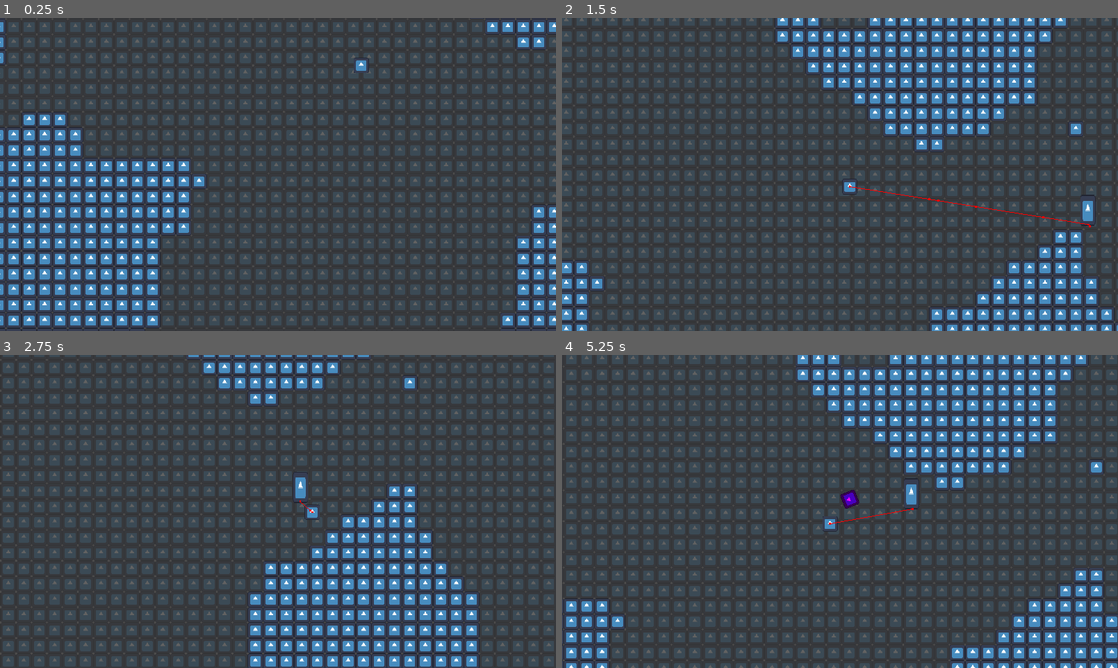
Above: before the commit, frames 1-4 (two rows, left to right).
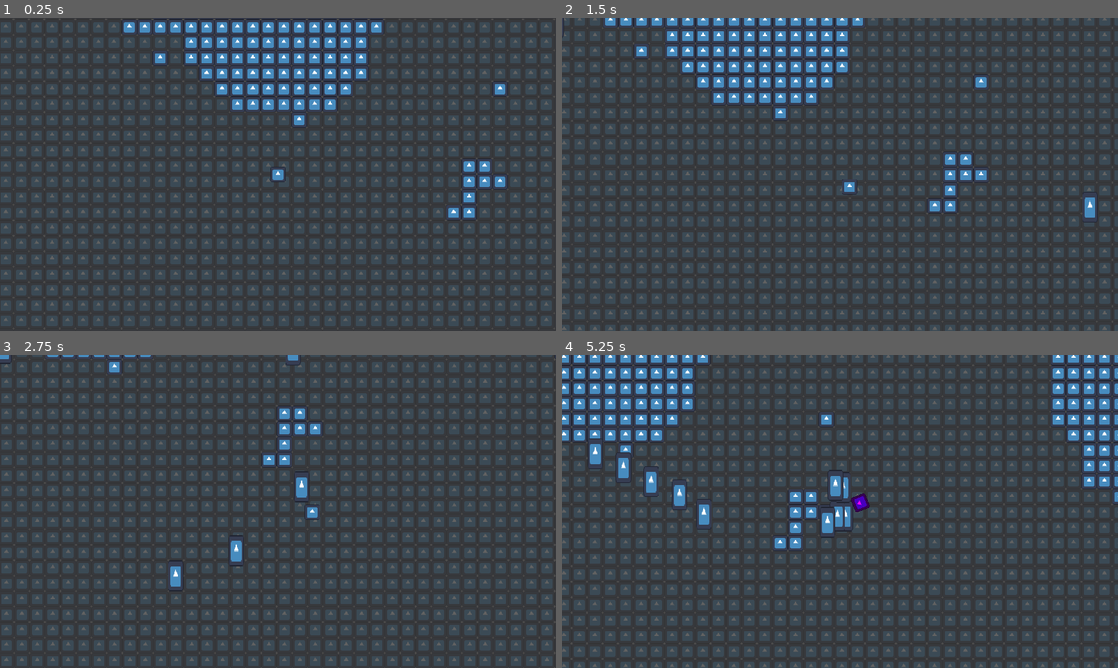
Above: after the commit, the same moments.

Repository: slotling/collateral-damage-gwj71
Game: Godot game, scene res://Scenes/Root/world.tscn
Two runs of this game, one before a commit and one after it. Both use one fixed random seed, a clock stepped at 60 frames per second and the inputs below. The engine's default icon, where the game draws it, is replaced by a stand-in: a white triangle on a blue panel in a dark square.
Inputs (mouse positions are in pixels of both pictures, inside the frame that each line leads up to):
- Up to frame 1 (0.25 s): no input
- Up to frame 2 (1.5 s): move the mouse to (962, 158) at 0.52 s; hold D (right) 0.53-1.28 s; click (962, 158) at 0.6 s; move the mouse to (728, 190) at 1.27 s; hold S (backward) from 1.28 s (still down); right-click (728, 190) at 1.35 s
- Up to frame 3 (2.75 s): move the mouse to (333, 442) at 2.02 s; release S (backward) at 2.03 s; hold D (right) from 2.03 s (still down); hold Shift (run) from 2.03 s (still down)
- Up to frame 4 (5.25 s): move the mouse to (812, 574) at 2.77 s; release D (right) at 2.78 s; release Shift (run) at 2.78 s; hold W (forward) 2.78-3.53 s; click (812, 574) at 2.85 s; move the mouse to (1006, 558) at 3.52 s; hold A (left) 3.53-5.03 s; right-click (1006, 558) at 3.6 s; move the mouse to (673, 464) at 4.27 s; tap Shift (run) at 4.35 s; move the mouse to (867, 511) at 5.02 s; hold S (backward) from 5.03 s (still down); click (867, 511) at 5.1 s

The runs differ from the first frame. In frame 1, 29% of the frame differs, in the area x 0-100%, y 0-100%; in frame 2, 20%; in frame 3, 15%; in frame 4, 30%.

Commit message:
hotfix

Diff:
--- a/Handlers/AttackHandlers/CharacterAttacks/Demolitionist_Attack1.gd
+++ b/Handlers/AttackHandlers/CharacterAttacks/Demolitionist_Attack1.gd
@@ -3,6 +3,6 @@
 var bomb_preload = preload("res://Scenes/Entities/Projectiles/Bomb.tscn")
 
 func execute() -> void:
-	var instance = bomb_preload.instantiate()
+	var instance: Bomb = bomb_preload.instantiate()
 	instance.init(get_parent().global_position, get_parent().get_global_mouse_position())
 	Global.add_world_node(instance)
--- a/Handlers/AttackHandlers/EnemyAttacks/TerminatorEnemy_Attack1.gd
+++ b/Handlers/AttackHandlers/EnemyAttacks/TerminatorEnemy_Attack1.gd
@@ -1,5 +1,12 @@
 extends EnemyAttack
 
-func execute():
-	print("fuck off (waiting 1s)")
+var enemy_bullet_preload = preload("res://Scenes/Entities/Projectiles/Bullet.tscn")
+
+func execute() -> void:
+	var instance = enemy_bullet_preload.instantiate()
+	var enemypos = enemy.global_position
+	var playerpos = player.global_position
+	instance.init(enemypos, rad_to_deg(enemypos.angle_to_point(playerpos)))
+	Global.add_world_node(instance)
+
 	await get_tree().create_timer(1).timeout
--- a/Handlers/AttackHandlers/EnemyAttacks/TerminatorEnemy_Attack2.gd
+++ /dev/null
@@ -1,5 +0,0 @@
-extends EnemyAttack
-
-func execute():
-	print("skibidi toilet reference (waiting 2s)")
-	await get_tree().create_timer(2).timeout
--- a/Handlers/AttackHandlers/enemy_attack.gd
+++ b/Handlers/AttackHandlers/enemy_attack.gd
@@ -1,12 +1,14 @@
 extends Node
 class_name EnemyAttack
 
-@export var cooldown = 1
+@export var disabled:bool = false
+
+@onready var enemy: Enemy = get_parent().get_parent()
+@onready var player: Player = get_tree().get_first_node_in_group("player")
 
 func _ready():
-	pass # Replace with function body.
+	pass
 
-# Called every frame. 'delta' is the elapsed time since the previous frame.
 func _process(delta):
 	pass
 
--- a/Handlers/AttackHandlers/enemy_attacks_group.gd
+++ b/Handlers/AttackHandlers/enemy_attacks_group.gd
@@ -1,18 +1,36 @@
 extends Node
+
+@export var range:int = 30*32
+
+@onready var enemy: Enemy = get_parent()
+@onready var player: Player = get_tree().get_first_node_in_group("player")
 
 func _ready():
 	randomize()
 
+var in_range := false
 var ongoing := false
 
+func check_range():
+	in_range = player.global_position.distance_to(enemy.global_position) < range
+
 func attack():
-	if ongoing || get_children().size() == 0:
+	if ongoing || !in_range:
 		return
 
-	var attack_chosen: EnemyAttack = get_children().pick_random()
+	var usable_attacks: Array = []
+	for i in get_children():
+		if !i.disabled:
+			usable_attacks.append(i)
+
+	if usable_attacks.size() == 0:
+		return
+
+	var attack_chosen: EnemyAttack = usable_attacks.pick_random()
 	ongoing = true
 	await attack_chosen.execute()
 	ongoing = false
 
 func _process(delta):
+	check_range()
 	attack()
--- a/Handlers/AttackHandlers/enemy_attacks_group.tscn
+++ b/Handlers/AttackHandlers/enemy_attacks_group.tscn
@@ -3,4 +3,7 @@
 [ext_resource type="Script" path="res://Handlers/AttackHandlers/enemy_attacks_group.gd" id="1_2fq18"]
 
 [node name="EnemyAttacksGroup" type="Node"]
+editor_description = "enable editable children
+- change area
+- add enemy attacks in attacks"
 script = ExtResource("1_2fq18")
--- a/Handlers/HitBoxHandler.gd
+++ b/Handlers/HitBoxHandler.gd
@@ -20,4 +20,5 @@
 
 func _on_area_entered(area):
 	if area.is_in_group("hurtbox"):
-		get_hit(area.strength, area.cause, area.global_position)
+		if get_parent().is_in_group(area.damage_to_type):
+			get_hit(area.strength, area.cause, area.global_position)
--- a/Handlers/WaveHandler.gd
+++ b/Handlers/WaveHandler.gd
@@ -6,6 +6,7 @@
 @onready var camera = get_tree().get_first_node_in_group("main_cam")
 @onready var enemy = preload("res://Scenes/Entities/enemy.tscn")
 
+@export var enabled = true
 
 @export var wave_cooldown: int
 @export var max_enemy_count: int
@@ -20,12 +21,12 @@
 
 var current_wave = 0
 func _ready():
-
 	randomize()
 
+func start_wave():
+	if !enabled:
+		return
 
-
-func start_wave():
 	for n in range(max_enemy_count):
 		enemy_count = n
 
@@ -55,7 +56,6 @@
 	if health_handler:
 		health_handler.connect("died", update_enemy_counter)
 
-
 	get_parent().add_child(enemy_instance)
 
 	if enemy_count == 0:
--- /dev/null
+++ b/Handlers/despawn_on_contact_handler.tscn
@@ -0,0 +1,3 @@
+[gd_scene format=3 uid="uid://bkgwrq0s5kkjl"]
+
+[node name="DespawnOnContactHandler" type="Area2D"]
--- a/Handlers/hurt_box_handler.gd
+++ b/Handlers/hurt_box_handler.gd
@@ -2,3 +2,4 @@
 
 @export var strength := 10
 @export var cause := "Unknown"
+@export_enum("enemy", "player", "enemy_and_player") var damage_to_type: String = "enemy_and_player"
--- a/Scenes/Entities/Enemies/terminator_enemy.tscn
+++ b/Scenes/Entities/Enemies/terminator_enemy.tscn
@@ -1,14 +1,12 @@
-[gd_scene load_steps=5 format=3 uid="uid://cedwbr4ui4t4j"]
+[gd_scene load_steps=4 format=3 uid="uid://cedwbr4ui4t4j"]
 
 [ext_resource type="PackedScene" uid="uid://bgmyc6lbh46uf" path="res://Scenes/Entities/enemy.tscn" id="1_iclhj"]
 [ext_resource type="PackedScene" uid="uid://qo5gh36pq2cc" path="res://Handlers/AttackHandlers/enemy_attack.tscn" id="2_ky7sh"]
 [ext_resource type="Script" path="res://Handlers/AttackHandlers/EnemyAttacks/TerminatorEnemy_Attack1.gd" id="3_glmjw"]
-[ext_resource type="Script" path="res://Handlers/AttackHandlers/EnemyAttacks/TerminatorEnemy_Attack2.gd" id="4_lvvis"]
 
 [node name="TerminatorEnemy" instance=ExtResource("1_iclhj")]
 
 [node name="EnemyAttack" parent="EnemyAttacksGroup" index="0" instance=ExtResource("2_ky7sh")]
 script = ExtResource("3_glmjw")
 
-[node name="EnemyAttack2" parent="EnemyAttacksGroup" index="1" instance=ExtResource("2_ky7sh")]
-script = ExtResource("4_lvvis")
+[editable path="EnemyAttacksGroup"]
--- /dev/null
+++ b/Scenes/Entities/Projectiles/Bullet.gd
@@ -0,0 +1,15 @@
+extends Node2D
+class_name Bullet
+
+@export var SPEED = 500
+
+func init(pos, rot_deg):
+	global_position = pos
+	rotation_degrees = rot_deg
+
+func _ready():
+	await get_tree().create_timer(10)
+	queue_free()
+
+func _process(delta):
+	global_position += Vector2(SPEED*delta, 0).rotated(rotation)
--- /dev/null
+++ b/Scenes/Entities/Projectiles/Bullet.tscn
@@ -0,0 +1,23 @@
+[gd_scene load_steps=5 format=3 uid="uid://c6no1qlukpfbs"]
+
+[ext_resource type="Script" path="res://Scenes/Entities/Projectiles/Bullet.gd" id="1_7mcev"]
+[ext_resource type="Texture2D" uid="uid://b1k3mggtht0mx" path="res://icon.svg" id="2_hin6l"]
+[ext_resource type="PackedScene" uid="uid://cm2ssf8ce16m5" path="res://Handlers/hurt_box_handler.tscn" id="3_fhy25"]
+
+[sub_resource type="CircleShape2D" id="CircleShape2D_whifp"]
+radius = 16.0
+
+[node name="Bullet" type="Node2D"]
+script = ExtResource("1_7mcev")
+
+[node name="Icon" type="Sprite2D" parent="."]
+modulate = Color(1, 0.35, 0, 1)
+position = Vector2(-4.76837e-07, 4.76837e-07)
+rotation = 1.5708
+texture = ExtResource("2_hin6l")
+
+[node name="HurtBoxHandler" parent="." instance=ExtResource("3_fhy25")]
+damage_to_type = "player"
+
+[node name="CollisionShape2D" type="CollisionShape2D" parent="HurtBoxHandler"]
+shape = SubResource("CircleShape2D_whifp")
--- a/Scenes/Entities/enemy.gd
+++ b/Scenes/Entities/enemy.gd
@@ -1,4 +1,5 @@
 extends CharacterBody2D
+class_name Enemy
 
 @onready var nav_agent: NavigationAgent2D = $NavigationAgent2D
 @onready var movement_handler: Node = $MovementHandler
--- a/Scenes/Entities/enemy.tscn
+++ b/Scenes/Entities/enemy.tscn
@@ -17,7 +17,7 @@
 [sub_resource type="CircleShape2D" id="CircleShape2D_6ap06"]
 radius = 8.0
 
-[node name="Enemy" type="CharacterBody2D"]
+[node name="Enemy" type="CharacterBody2D" groups=["enemy", "enemy_and_player"]]
 collision_layer = 4
 collision_mask = 5
 motion_mode = 1
@@ -49,8 +49,7 @@
 [node name="MovementHandler" parent="." instance=ExtResource("3_od5h0")]
 max_speed = 150
 
-[node name="NavigationAgent2D" type="NavigationAgent2D" parent="."]
-debug_enabled = true
+[node name="NavigationAgent2D" type="NavigationAgent2D" parent="." groups=["enemy"]]
 
 [node name="EnemyAttacksGroup" parent="." instance=ExtResource("7_73tpc")]
 
--- a/Scenes/Entities/player.gd
+++ b/Scenes/Entities/player.gd
@@ -1,4 +1,5 @@
 extends CharacterBody2D
+class_name Player
 
 @onready var movement_handler: Node = $MovementHandler
 @onready var health_handler: Node = $HealthHandler
--- a/Scenes/Entities/player.tscn
+++ b/Scenes/Entities/player.tscn
@@ -13,7 +13,7 @@
 [sub_resource type="RectangleShape2D" id="RectangleShape2D_jroy1"]
 size = Vector2(24, 24)
 
-[node name="Player" type="CharacterBody2D" groups=["player"]]
+[node name="Player" type="CharacterBody2D" groups=["enemy_and_player", "player"]]
 motion_mode = 1
 script = ExtResource("1_4mm5d")
 
--- a/Scenes/Generation/terrain.gd
+++ b/Scenes/Generation/terrain.gd
@@ -27,7 +27,9 @@
 	if !debugNoRelocate:
 		target.global_position = Vector2(x-size.x/2, y-size.y/2)*tilesize
 
+var spawnable_tiles = []
 func generate():
+	spawnable_tiles = []
 	var noise_value_array:Array = []
 	var noise_value_array_flattened:Array = []
 
@@ -40,8 +42,6 @@
 
 	var max_val:float = noise_value_array_flattened.max()
 	var min_val:float = noise_value_array_flattened.min()
-
-	var spawnable_tiles = []
 
 	for x in range(size.x):
 		for y in range(size.y):
@@ -92,4 +92,4 @@
 	make_and_bake_navigation()
 
 func _process(delta):
-	print(Engine.get_frames_per_second())
+	pass
--- a/Scenes/Root/world.tscn
+++ b/Scenes/Root/world.tscn
@@ -8,11 +8,12 @@
 
 [node name="WaveHandler" parent="." instance=ExtResource("4_apm3v")]
 wave_cooldown = 10
-max_enemy_count = 1
+max_enemy_count = 10
 max_wave_count = 10
 spawning_distance = 700
 
 [node name="Terrain" parent="." instance=ExtResource("1_r6r10")]
+debugNoRelocate = true
 size = Vector2(100, 100)
 
 [node name="DemolitionistPlayer" parent="." instance=ExtResource("2_0m2oe")]
